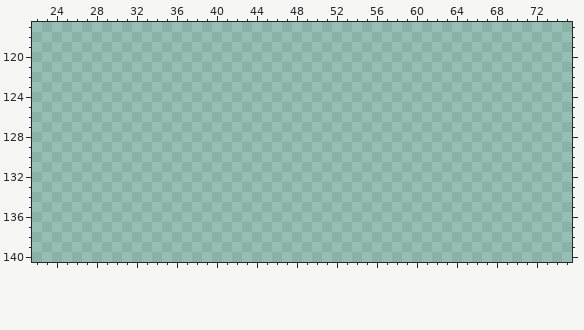
One commit to this pixel-art file: Leore/Content/items.aseprite. Above, as it was before the edit.
256x256 pixels, 1 frame. Colours within 5 levels of each other are drawn and written as one. Shown: x 22..75, y 117..140. The old version is drawn lined up with the new one. The commit also changed other parts of the picture, which this record leaves out.
The result:
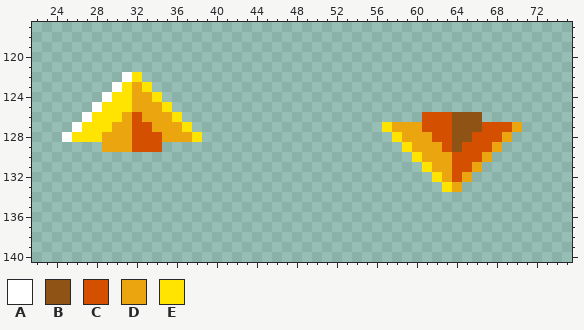
Palette (. is transparent): A #ffffff  B #8f5415  C #d45000  D #eba50f  E #ffe401
The exact change:
drawings rearranged on the sheet (the old picture shows each at its new place)
Colour A is added in row 122 at x 31; in row 123 at x 30; in row 124 at x 29; in row 125 at x 28; in row 126 at x 27; in row 127 at x 26.
Colour A is added in row 128 at x 25.
Colour B is added in rows 126 to 127 at x 64 to 66; in row 128 at x 64 to 65; in row 129 at x 64.
Colour C is added in row 126 at x 32 and 61 to 63; in row 127 at x 32 to 33, 61 to 63 and 67 to 69; in row 128 at x 32 to 34, 62 to 63 and 66 to 68; in row 129 at x 32 to 34, 63 and 65 to 67; in row 130 at x 64 to 66; in row 131 at x 64 to 65.
Colour C is added in row 132 at x 64.
Colour D is added in row 123 at x 32; in row 124 at x 32 to 33; in row 125 at x 32 to 34; in row 126 at x 31 and 33 to 35; in row 127 at x 30 to 31, 34 to 36, 58 to 60 and 70; in row 128 at x 29 to 31, 35 to 37, 59 to 61 and 69.
Colour D is added in row 129 at x 29 to 31, 60 to 62 and 68; in row 130 at x 61 to 63 and 67; in row 131 at x 62 to 63 and 66; in row 132 at x 63 and 65; in row 133 at x 64.
Colour E is added in row 122 at x 32; in row 123 at x 31 and 33; in row 124 at x 30 to 31 and 34; in row 125 at x 29 to 31 and 35; in row 126 at x 28 to 30 and 36; in row 127 at x 27 to 29, 37 and 57.
Colour E is added in row 128 at x 26 to 28, 38 and 58; in row 129 at x 59; in row 130 at x 60; in row 131 at x 61; in row 132 at x 62; in row 133 at x 63.
Pixel boxes of the changes (left, top, right, bottom) in both pictures:
added: (62, 72, 202, 152)
added: (382, 112, 522, 192)
